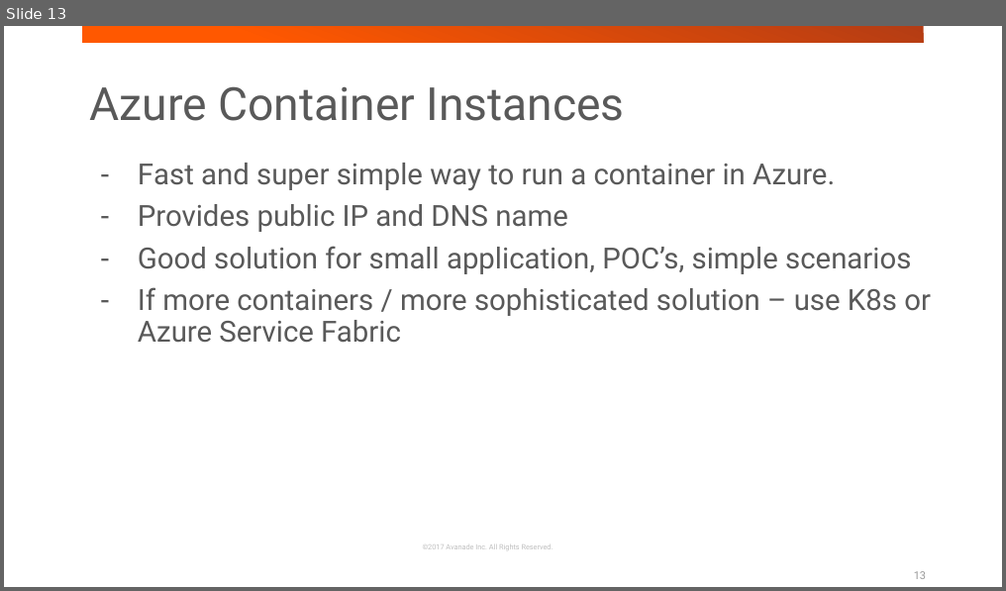
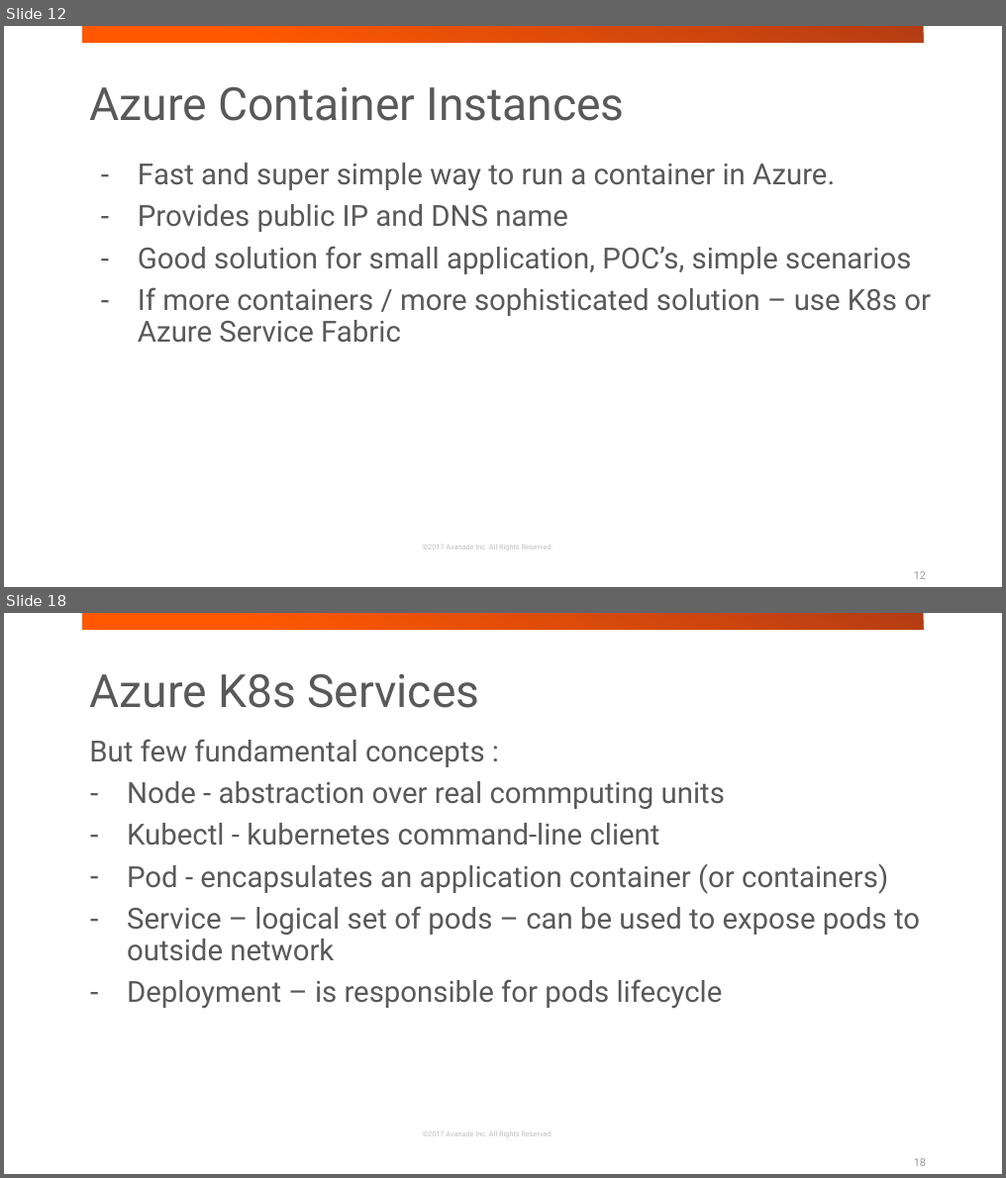
Before and after one commit to jakubgw/azure-containerization, a slide deck: azure-containerization.pptx. Shown one above the other, each under a label of ours: slide 13 before the commit, slides 12 and 18 after it; the slides between them are not shown. The pictures are 1006x591 and 1006x1178 pixels, drawn with LibreOffice and Linux fonts; fonts in the diff are those of the drawing; background and template pictures are left out. Boxes give left, top, right and bottom in pixels: in the first picture for what was removed or moved away, otherwise in the second. Text is boxed around its words. In the diff, an @@ line names an element or a change of style, - is before the commit and + after.

```diff
--- a/azure-containerization.pptx
+++ b/azure-containerization.pptx
@@ slide 18 added at [4,613,1002,1174], background #FFFFFF; not listed: 2 template elements that a slide beside it also shows @@
@@ text added at [89,673,479,708], 44 pt, text #595959 @@
+Azure K8s Services
@@ text added at [89,739,920,1009], 28 pt, text #595959 @@
+But few fundamental concepts :
+– Node - abstraction over real commputing units
+– Kubectl - kubernetes command-line client
+– Pod - encapsulates an application container (or containers)
+– Service – logical set of pods – can be used to expose pods to outside network
+– Deployment – is responsible for pods lifecycle
@@ page number added at [914,1158,926,1166], 10.5 pt, text #9B9B9B @@
+18
@@ what was slide 13 is now slide 12 @@
```
Also in this commit, not shown: 4 slides changed, 5 other slides added, 2 slides removed, 6 other files.
